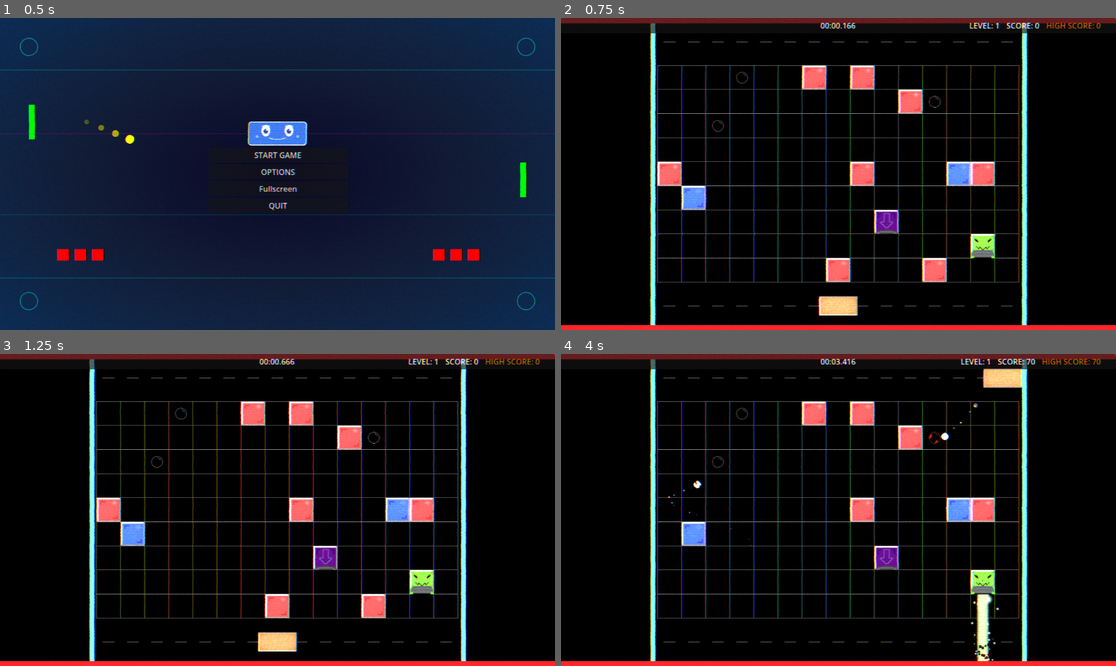
Above: before the commit, frames 1-4 (two rows, left to right).
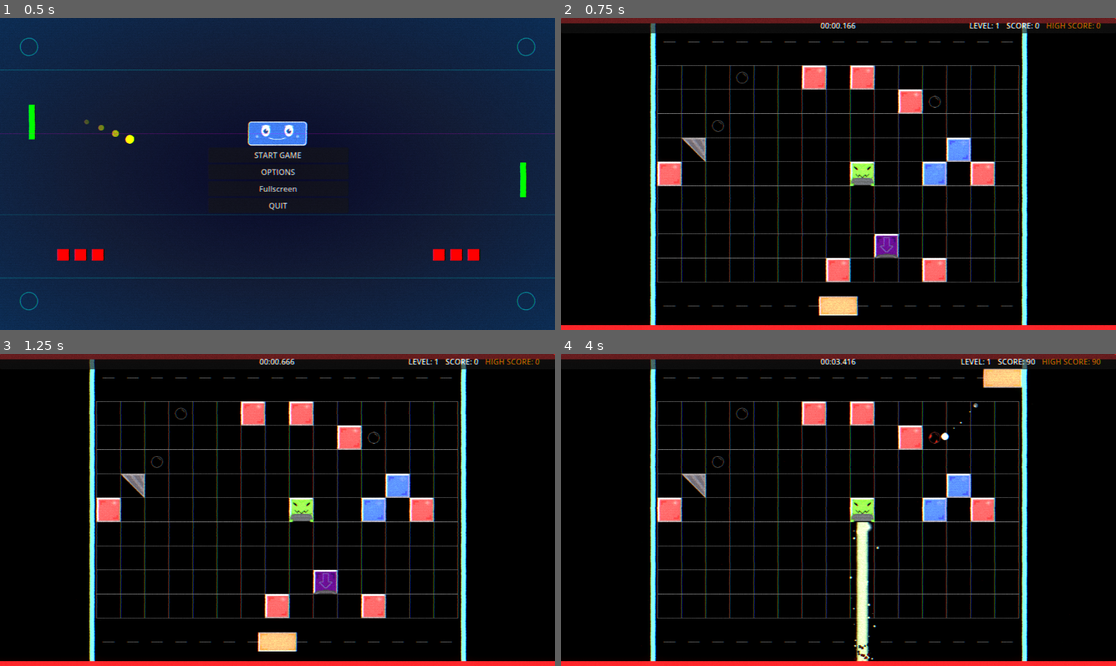
Above: after the commit, the same moments.

Repository: Nicheen/NotPong2025
Game: Godot game, scene res://scenes/menus/main_menu.tscn
Same seed, same stepped clock (60 frames per second), same inputs: the game is played once before the commit and once after it.
Inputs (mouse positions are in pixels of both pictures, inside the frame that each line leads up to):
- Up to frame 1 (0.5 s): no input
- Up to frame 2 (0.75 s): click "START GAME" at 0.5 s
- Up to frame 3 (1.25 s): no input
- Up to frame 4 (4 s): tap Enter (ui_accept) at 1.25, 1.52, 2.27, 3.77 s; move the mouse to (960, 494) at 1.27 s; hold D (move_right) 1.28-2.03 s; hold Shift (dash) 1.28-2.03 s; move the mouse to (727, 525) at 2.02 s; hold S (teleport_down) 2.03-2.78 s; click (727, 525) at 2.1 s; move the mouse to (894, 441) at 2.77 s; hold D (move_right) 2.78-3.53 s; hold Shift (dash) 2.78-3.53 s; move the mouse to (810, 572) at 3.52 s; hold W (teleport_up) from 3.53 s (still down); click (810, 572) at 3.6 s

Frame 1 is identical in both runs. In frame 2, 3.0% of the frame differs, in the area x 21-79%, y 38-78%; in frame 3, 3.0%; in frame 4, 4.8%, in the area x 17-97%, y 1-99%.

Commit message:
BlockIron added

Diff:
--- a/NOTPONG/scenes/main.tscn
+++ b/NOTPONG/scenes/main.tscn
@@ -143,8 +143,6 @@
 
 [node name="Main" type="Node2D"]
 script = ExtResource("1_elqb8")
-play_area_size = null
-play_area_center = null
 
 [node name="Background" type="Sprite2D" parent="."]
 z_index = -10
--- /dev/null
+++ b/NOTPONG/scenes/obj/blocks/block_iron.gd
@@ -0,0 +1,310 @@
+extends StaticBody2D
+
+# Enemy settings - Iron block has 4 lives (40 health = 4 hits of 10 damage each)
+@export var max_health: int = 40
+@export var score_value: int = 25  # More points than blue blocks
+@export var enemy_type: String = "iron_block"
+
+# Visual settings
+@onready var sprite: Sprite2D = $Sprite2D
+@onready var collision_polygon: CollisionPolygon2D = $CollisionPolygon2D
+
+# Sprite textures for damage states
+var normal_texture: Texture2D
+var cracked1_texture: Texture2D
+var cracked2_texture: Texture2D
+var cracked3_texture: Texture2D
+
+# Regeneration settings (longer than blue blocks)
+@export var regeneration_delay: float = 7.0  # Even longer delay
+@export var regeneration_pulse_time: float = 2.0  # Longer pulsing time
+
+# Internal variables
+var current_health: int
+var is_dead: bool = false
+var original_color: Color
+var has_been_damaged: bool = false
+
+# Regeneration variables
+var regeneration_timer: float = 0.0
+var is_regenerating: bool = false
+var regeneration_tween: Tween
+
+# Rotation variants (0, 90, 180, 270 degrees)
+var rotation_variants = [0, 90, 180, 270]
+
+# Signals
+signal block_died(score_points: int)
+signal block_hit(damage: int)
+
+func _ready():
+	# Set up iron block
+	current_health = max_health
+
+	# Set collision layer for blocks
+	collision_layer = 16  # Layer 5 (2^4 = 16)
+	collision_mask = 2    # Can be hit by projectiles (layer 2)
+
+	# Apply random rotation for variation
+	var random_rotation = rotation_variants[randi() % rotation_variants.size()]
+	rotation_degrees = random_rotation
+
+	# Store original sprite color and load textures
+	if sprite:
+		original_color = sprite.modulate
+		normal_texture = sprite.texture
+
+		# Load all damage state textures
+		cracked1_texture = load("res://images/BlockIronCracked1.png")
+		cracked2_texture = load("res://images/BlockIronCracked2.png")
+		cracked3_texture = load("res://images/BlockIronCracked3.png")
+
+		if not cracked1_texture or not cracked2_texture or not cracked3_texture:
+			print("WARNING: Could not load one or more iron block cracked textures")
+
+	print("Iron Block created with ", max_health, " health (4 lives) at position: ", global_position, " with rotation: ", rotation_degrees)
+
+func _physics_process(delta):
+	# Handle regeneration timing
+	if has_been_damaged and not is_dead and not is_regenerating:
+		regeneration_timer += delta
+		if regeneration_timer >= regeneration_delay:
+			start_regeneration()
+
+func take_damage(damage: int):
+	if is_dead:
+		return
+
+	print("Iron Block took ", damage, " damage (", current_health - damage, "/", max_health, " remaining)")
+
+	current_health -= damage
+	current_health = max(0, current_health)
+
+	# Change sprite based on damage level
+	update_damage_sprite()
+
+	# Mark as damaged if this is first hit
+	if not has_been_damaged and current_health < max_health:
+		has_been_damaged = true
+		regeneration_timer = 0.0  # Start regeneration timer
+		print("Iron Block damaged - regeneration timer started!")
+
+	# Stop any ongoing regeneration
+	if is_regenerating:
+		stop_regeneration()
+
+	# Reset regeneration timer on damage
+	regeneration_timer = 0.0
+
+	# Visual damage feedback
+	show_damage_effect()
+
+	# Emit hit signal
+	block_hit.emit(damage)
+
+	# Check if dead (all lives lost)
+	if current_health <= 0:
+		die()
+
+# Laser damage method (no score awarded)
+func take_laser_damage(damage: int):
+	if is_dead:
+		return
+
+	print("Iron Block took ", damage, " laser damage (no score on death)")
+
+	current_health -= damage
+	current_health = max(0, current_health)
+
+	# Change sprite based on damage level
+	update_damage_sprite()
+
+	# Mark as damaged if this is first hit
+	if not has_been_damaged and current_health < max_health:
+		has_been_damaged = true
+		regeneration_timer = 0.0
+
+	# Stop any ongoing regeneration
+	if is_regenerating:
+		stop_regeneration()
+
+	# Reset regeneration timer on damage
+	regeneration_timer = 0.0
+
+	# Visual damage feedback
+	show_damage_effect()
+
+	# Check if dead - but call the silent death method
+	if current_health <= 0:
+		die_silently()
+
+func update_damage_sprite():
+	"""Update sprite based on current health level"""
+	if not sprite:
+		return
+
+	var health_percentage = float(current_health) / float(max_health)
+
+	if health_percentage > 0.75:
+		# 76-100% health: normal sprite
+		sprite.texture = normal_texture
+	elif health_percentage > 0.50:
+		# 51-75% health: first crack
+		sprite.texture = cracked1_texture
+	elif health_percentage > 0.25:
+		# 26-50% health: second crack
+		sprite.texture = cracked2_texture
+	else:
+		# 1-25% health: third crack
+		sprite.texture = cracked3_texture
+
+func start_regeneration():
+	"""Start the regeneration process"""
+	if is_dead or is_regenerating:
+		return
+
+	is_regenerating = true
+	print("Iron Block starting regeneration...")
+
+	# Create regeneration tween
+	regeneration_tween = create_tween()
+	regeneration_tween.set_loops()  # Loop indefinitely
+
+	# Pulse orange during regeneration (iron color)
+	regeneration_tween.tween_property(sprite, "modulate", Color.ORANGE, regeneration_pulse_time / 2)
+	regeneration_tween.tween_property(sprite, "modulate", original_color, regeneration_pulse_time / 2)
+
+	# Wait for the pulsing period, then heal
+	await get_tree().create_timer(regeneration_pulse_time * 4).timeout  # Pulse 4 times (longer than blue)
+
+	if is_regenerating:  # Check if still regenerating (not interrupted)
+		complete_regeneration()
+
+func complete_regeneration():
+	"""Complete the regeneration and restore to full health"""
+	if is_dead:
+		return
+
+	print("Iron Block regeneration complete!")
+
+	# Restore to full health
+	current_health = max_health
+	has_been_damaged = false
+	regeneration_timer = 0.0
+
+	# Change back to normal sprite
+	if sprite and normal_texture:
+		sprite.texture = normal_texture
+
+	# Stop regeneration
+	stop_regeneration()
+
+	# Flash bright orange to indicate full regeneration
+	var heal_tween = create_tween()
+	heal_tween.tween_property(sprite, "modulate", Color.ORANGE_RED, 0.2)
+	heal_tween.tween_property(sprite, "modulate", original_color, 0.2)
+
+func stop_regeneration():
+	"""Stop the regeneration process"""
+	if not is_regenerating:
+		return
+
+	is_regenerating = false
+
+	# Stop the regeneration tween
+	if regeneration_tween:
+		regeneration_tween.kill()
+		regeneration_tween = null
+
+	# Restore original color
+	if sprite:
+		sprite.modulate = original_color
+
+	print("Iron Block regeneration stopped")
+
+func die():
+	if is_dead:
+		return
+
+	is_dead = true
+	print("Iron Block died! Awarding ", score_value, " points")
+
+	# Emit death signal with score
+	block_died.emit(score_value)
+
+	play_death_effect()
+
+# Silent death method (no score awarded)
+func die_silently():
+	"""Die without awarding score - used for laser kills"""
+	if is_dead:
+		return
+
+	is_dead = true
+	print("Iron Block destroyed by laser (no score awarded)")
+
+	# Stop regeneration
+	if is_regenerating:
+		stop_regeneration()
+
+	# Send signal with 0 points so enemy counter still updates
+	block_died.emit(0)
+
+	play_death_effect()
+
+func show_damage_effect():
+	if not sprite:
+		return
+
+	# Don't show damage effect if regenerating (orange pulse takes priority)
+	if is_regenerating:
+		return
+
+	# Flash orange when hit (matching iron color)
+	var tween = create_tween()
+	tween.tween_property(sprite, "modulate", Color.ORANGE, 0.1)
+	tween.tween_property(sprite, "modulate", original_color, 0.1)
+
+func play_death_effect():
+	if not sprite:
+		queue_free()
+		return
+
+	# Disable collision immediately
+	if collision_polygon:
+		collision_polygon.disabled = true
+
+	# Lock position so it doesn't move
+	var original_position = sprite.position
+
+	# Super fast effect - only 0.1 seconds
+	var tween = create_tween()
+	tween.set_parallel(true)  # Allow parallel animations
+
+	# Shrink the scale
+	tween.tween_property(sprite, "scale", Vector2.ZERO, 0.1)
+
+	# Keep position fixed during animation
+	tween.tween_method(
+		func(pos): sprite.position = pos,
+		original_position,
+		original_position,
+		0.1
+	)
+
+	# Destroy after animation
+	await tween.finished
+	queue_free()
+
+func get_health() -> int:
+	return current_health
+
+func get_max_health() -> int:
+	return max_health
+
+func is_alive() -> bool:
+	return not is_dead and current_health > 0
+
+# Method called when projectile hits this block
+func _on_projectile_hit():
+	take_damage(10)  # Default damage from projectiles
--- a/NOTPONG/scenes/obj/blocks/block_iron.tscn
+++ b/NOTPONG/scenes/obj/blocks/block_iron.tscn
@@ -1,8 +1,10 @@
-[gd_scene load_steps=2 format=3 uid="uid://de6b0xutyny3v"]
+[gd_scene load_steps=3 format=3 uid="uid://de6b0xutyny3v"]
 
+[ext_resource type="Script" uid="uid://c3p71ysfmyghn" path="res://scenes/obj/blocks/block_iron.gd" id="1_l346c"]
 [ext_resource type="Texture2D" uid="uid://5jf0l56kpr6o" path="res://images/BlockIron.png" id="1_x3trr"]
 
 [node name="BlockIron" type="StaticBody2D"]
+script = ExtResource("1_l346c")
 
 [node name="Sprite2D" type="Sprite2D" parent="."]
 scale = Vector2(1.563, 1.563)
--- a/NOTPONG/scenes/spawner.gd
+++ b/NOTPONG/scenes/spawner.gd
@@ -23,7 +23,8 @@
 	"enemies": create_enemy_gradient(),
 	"blue_blocks": create_blue_block_gradient(),
 	"laser_blocks": create_laser_gradient(),
-	"block_droppers": create_dropper_gradient()
+	"block_droppers": create_dropper_gradient(),
+	"iron_blocks": create_iron_block_gradient()
 }
 
 func _ready():
@@ -53,6 +54,28 @@
 
 			var weight = (1.0 - center_distance * 0.7) * height_factor
 			weights.append(max(0.1, weight))  # Minimum weight of 0.1
+
+	return weights
+
+func create_iron_block_gradient() -> Array[float]:
+	"""Create gradient for iron blocks - prefer center positions and avoid edges"""
+	var weights: Array[float] = []
+
+	for y in range(GRID_HEIGHT):
+		for x in range(GRID_WIDTH):
+			# Strong preference for center positions
+			var center_distance = abs(x - GRID_WIDTH/2) / float(GRID_WIDTH/2)
+			var edge_penalty = 1.0
+
+			# Avoid edges completely
+			if x == 0 or x == GRID_WIDTH-1 or y == 0 or y == GRID_HEIGHT-1:
+				edge_penalty = 0.1
+
+			# Prefer middle rows (not too high, not too low)
+			var height_factor = 1.0 - abs(y - GRID_HEIGHT/2) / float(GRID_HEIGHT/2)
+
+			var weight = (1.0 - center_distance * 0.5) * height_factor * edge_penalty
+			weights.append(max(0.05, weight))  # Very low minimum weight
 
 	return weights
 
--- a/NOTPONG/scripts/level_manager.gd
+++ b/NOTPONG/scripts/level_manager.gd
@@ -52,12 +52,13 @@
 func spawn_normal_level(level: int):
 	"""Spawn a normal level using weighted positioning"""
 	# Calculate entity counts based on level
-	var base_blocks = 8
+	var base_blocks = 7
 	var base_enemies = 3
 	var base_block_dropper = 1
 	var base_lazer = 1
 	var base_thunder = 0
 	var base_blue_blocks = 2
+	var base_iron_blocks = 1
 
 	# Increase difficulty each level
 	var blocks_count = base_blocks + (level - 1) * 3
@@ -66,6 +67,7 @@
 	var lazer_count = base_lazer + (level - 1) / 3
 	var thunder_count = base_thunder + (level - 1) / 3
 	var blue_blocks_count = base_blue_blocks + (level - 1) / 2
+	var iron_blocks_count = base_iron_blocks + max(0, (level - 3) / 2)
 
 	# Apply maximum limits
 	blocks_count = min(blocks_count, 20)
@@ -74,6 +76,7 @@
 	lazer_count = min(lazer_count, 5)
 	thunder_count = min(thunder_count, 1)
 	blue_blocks_count = min(blue_blocks_count, 8)
+	iron_blocks_count = min(iron_blocks_count, 6)
 
 	# SPAWN IN STRATEGIC ORDER (blocks first, then special blocks, enemies last)
 
@@ -84,6 +87,7 @@
 	main_scene.spawn_laser_blocks_weighted(lazer_count)
 	main_scene.spawn_thunder_blocks_weighted(thunder_count)
 	main_scene.spawn_blue_blocks_weighted(blue_blocks_count)
+	main_scene.spawn_iron_blocks_weighted(iron_blocks_count)
 	main_scene.spawn_block_droppers_weighted(block_dropper_count)
 
 	# 3. Spawn enemies last (they avoid block positions)
@@ -92,6 +96,7 @@
 	print("Level ", level, " spawned with weighted positioning:")
 	print("  - ", blocks_count, " regular blocks")
 	print("  - ", blue_blocks_count, " blue blocks")
+	print("  - ", iron_blocks_count, " iron blocks")
 	print("  - ", lazer_count, " laser blocks")
 	print("  - ", thunder_count, " thunder blocks")
 	print("  - ", block_dropper_count, " block droppers")
--- a/NOTPONG/scripts/main.gd
+++ b/NOTPONG/scripts/main.gd
@@ -17,6 +17,7 @@
 const ENEMY_BLOCK_LASER_SCENE = "res://scenes/obj/blocks/block_laser.tscn"
 const ENEMY_BLOCK_THUNDER_SCENE = "res://scenes/obj/blocks/block_thunder.tscn"
 const ENEMY_BLOCK_DROPPER_SCENE = "res://scenes/obj/blocks/block_dropper.tscn"
+const ENEMY_BLOCK_IRON_SCENE = "res://scenes/obj/blocks/block_iron.tscn"
 const BOSS_SCENE = "res://scenes/obj/bosses/Boss1.tscn"
 const PAUSE_MENU_SCENE = "res://scenes/menus/pause_menu.tscn"
 const DEATH_MENU_SCENE = "res://scenes/menus/death_menu.tscn"
@@ -37,6 +38,7 @@
 var block_droppers: Array[StaticBody2D] = []
 var bosses: Array[StaticBody2D] = []
 var all_spawn_positions: Array[Vector2] = []
+var iron_blocks: Array = []
 
 # Game state
 var current_level: int = 1
@@ -266,6 +268,35 @@
 
 	create_distortion_effect(boss_position, force, radius, duration)
 
+func spawn_iron_block_at_position(position: Vector2):
+	var block_scene = load(ENEMY_BLOCK_IRON_SCENE)
+	if not block_scene:
+		print("ERROR: Could not load iron block scene at: ", ENEMY_BLOCK_IRON_SCENE)
+		return
+
+	var block = block_scene.instantiate()
+	block.global_position = position
+
+	# Connect signals
+	block.block_died.connect(_on_block_died)
+	block.block_hit.connect(_on_enemy_hit)
+
+	add_child(block)
+	iron_blocks.append(block)
+	total_enemies += 1
+
+	# Reserve position
+	var positions: Array[Vector2] = [position]
+	spawn_manager.reserve_positions(positions)
+
+	print("Spawned iron block at: ", position)
+
+func spawn_iron_blocks_weighted(count: int):
+	"""Spawn iron blocks using weighted positioning"""
+	var positions = spawn_manager.get_weighted_spawn_positions("iron_blocks", count)
+
+	for pos in positions:
+		spawn_iron_block_at_position(pos)
 # High Score Functions
 func check_and_update_high_score():
 	"""Check if current score is a new high score and update if needed"""
@@ -934,6 +965,19 @@
 				print("    ^ NEW CLOSEST BOMB!")
 		else:
 			print("  bombs[", i, "]: INVALID")
+	print("Checking iron_blocks array:")
+
+	for i in range(iron_blocks.size()):
+		var block = iron_blocks[i]
+		if is_instance_valid(block):
+			var distance = position.distance_to(block.global_position)
+			print("  iron_blocks[", i, "]: ", block.global_position, " distance: ", distance)
+			if distance <= tolerance and distance < closest_distance:
+				closest_block = block
+				closest_distance = distance
+				print("    ^ NEW CLOSEST BLOCK!")
+		else:
+			print("  iron_blocks[", i, "]: INVALID")
 
 	if closest_block:
 		print("RESULT: Found closest block at distance ", closest_distance, " from ", position)
@@ -1110,6 +1154,10 @@
 		if is_instance_valid(blue_block):
 			blue_block.queue_free()
 
+	for iron_block in iron_blocks:
+		if is_instance_valid(iron_block):
+			iron_block.queue_free()
+
 	for boss in bosses:
 		if is_instance_valid(boss):
 			boss.queue_free()
@@ -1121,6 +1169,7 @@
 	thunder_blocks.clear()
 	block_droppers.clear()
 	blue_blocks.clear()
+	iron_blocks.clear()
 	bosses.clear()
 
 	# Reset spawn manager positions
Not shown, added: NOTPONG/scenes/obj/blocks/block_iron.gd.uid
